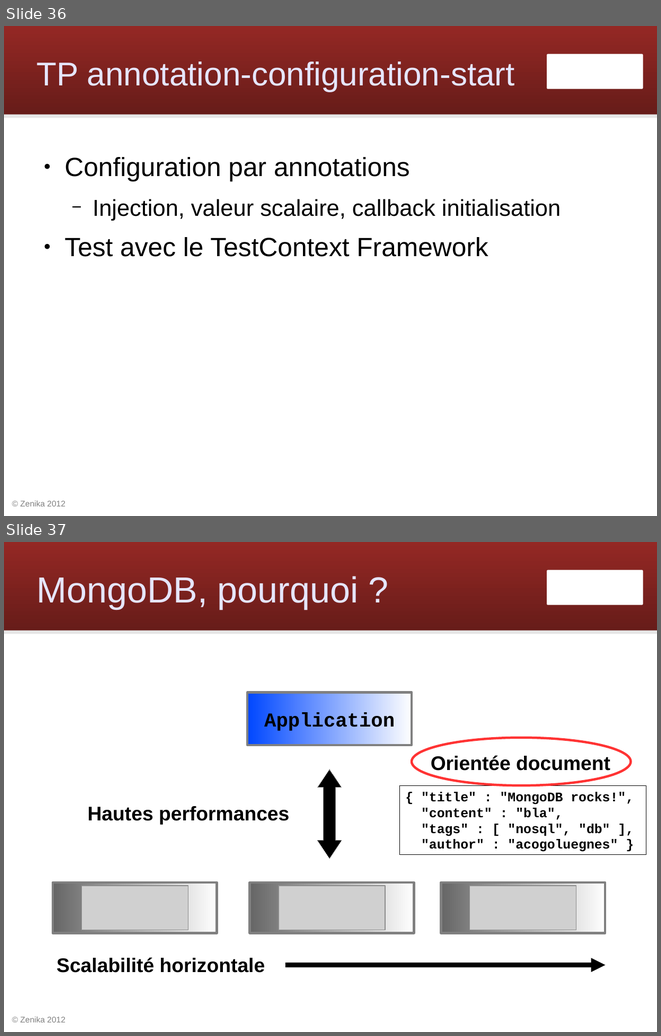
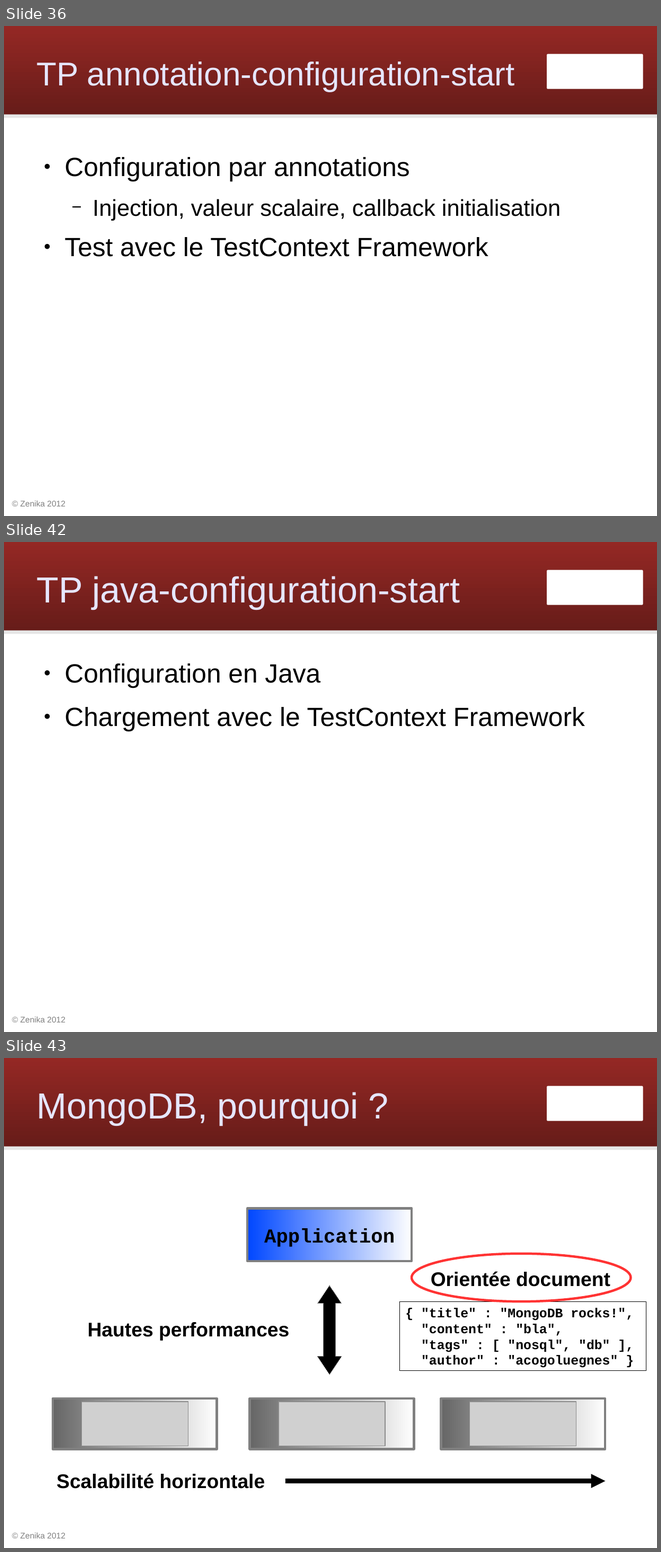
Before and after one commit to Zenika/workshop-spring-core, a slide deck: spring-workshop.odp. Shown one above the other, each under a label of ours: slides 36 and 37 before the commit, slides 36, 42 and 43 after it; the slides between them are not shown. The pictures are 661x1036 and 661x1552 pixels, drawn with LibreOffice and Linux fonts; fonts in the diff are those of the drawing; grey boxes stand for pictures; background and template pictures are left out. Boxes give left, top, right and bottom in pixels: in the first picture for what was removed or moved away, otherwise in the second. Text is boxed around its words. In the diff, an @@ line names an element or a change of style, - is before the commit and + after.

Commit message:
slides configuration Java

```diff
--- a/spring-workshop.odp
+++ b/spring-workshop.odp
@@ slide 42 added at (4,542,657,1032), background #FFFFFF; not listed: 4 template elements that a slide beside it also shows @@
@@ title added at (37,576,460,609), 44 pt, text #E6E6FF @@
+TP java-configuration-start
@@ text added at (64,663,585,731), 32 pt, text #000000 @@
+● Configuration en Java
+● Chargement avec le TestContext Framework
@@ what was slide 37 is now slide 43 @@
```
Also in this commit, not shown: 1 slide changed, 5 other slides added.
